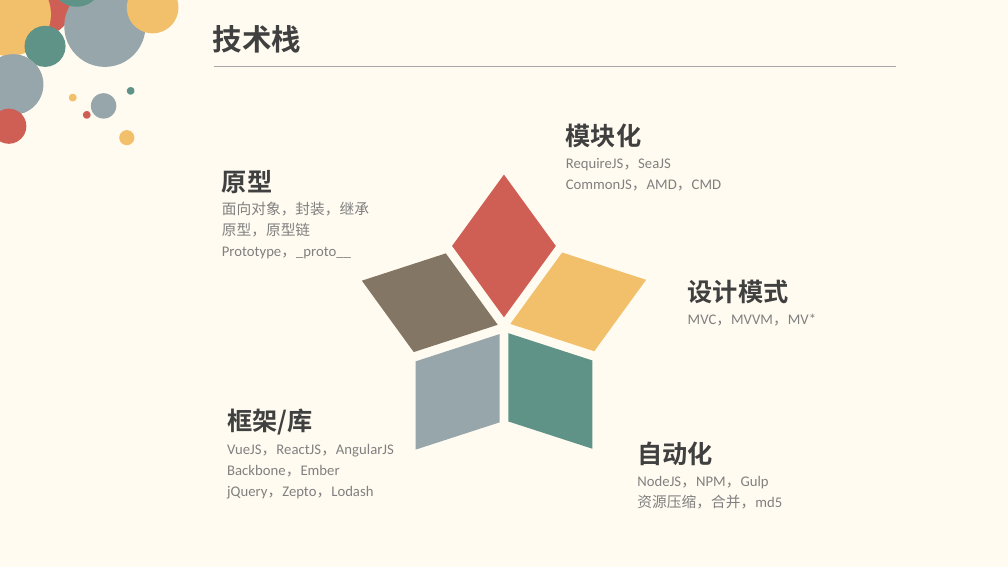
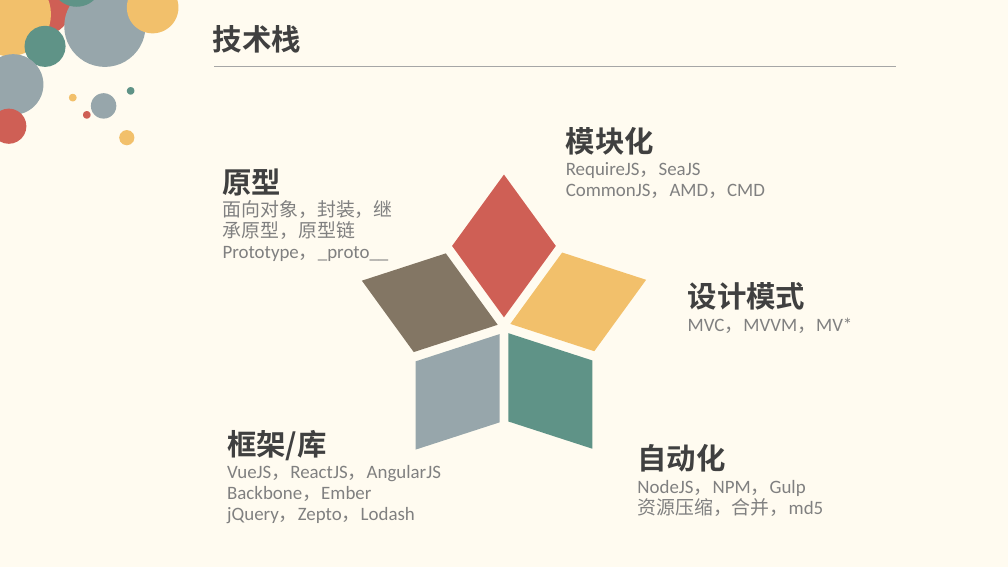
Before and after one commit to 007sair/007sair.github.io, a slide deck: slide 3 of demo/PPT/lc.pptx. Drawn at 1008x567 pixels with LibreOffice and Linux fonts; fonts in the diff are those of the drawing. Boxes give left, top, right and bottom in pixels: in the first picture for what was removed or moved away, otherwise in the second. Text is boxed around its words. In the diff, an @@ line names an element or a change of style, - is before the commit and + after.

```diff
--- a/demo/PPT/lc.pptx
+++ b/demo/PPT/lc.pptx
@@ text "模块化" at box(566, 127, 765, 198): size 24 to 28 pt in "模块化"; size 14 to 18 pt @@
@@ text "原型" at box(223, 168, 393, 261): size 24 to 28 pt in "原型"; size 14 to 18 pt @@
@@ text "设计模式" at box(688, 282, 853, 333): size 24 to 28 pt in "设计模式"; size 14 to 18 pt in "MVC，MVVM，MV*" @@
@@ text "框架/库": place and size @@
-text "框架/库" at box(227, 408, 394, 499)
+text "框架/库" at box(227, 430, 441, 523)
@@ text "框架/库" at box(227, 430, 441, 523): size 24 to 28 pt in "框架/库"; size 14 to 18 pt @@
@@ text "自动化" at box(637, 444, 823, 516): size 24 to 28 pt in "自动化"; size 14 to 18 pt in "NodeJS，NPM，Gulp", "资源压缩，合并，md5" @@
```
Also in this commit, not shown: 4 other slides changed, 1 slide added.
